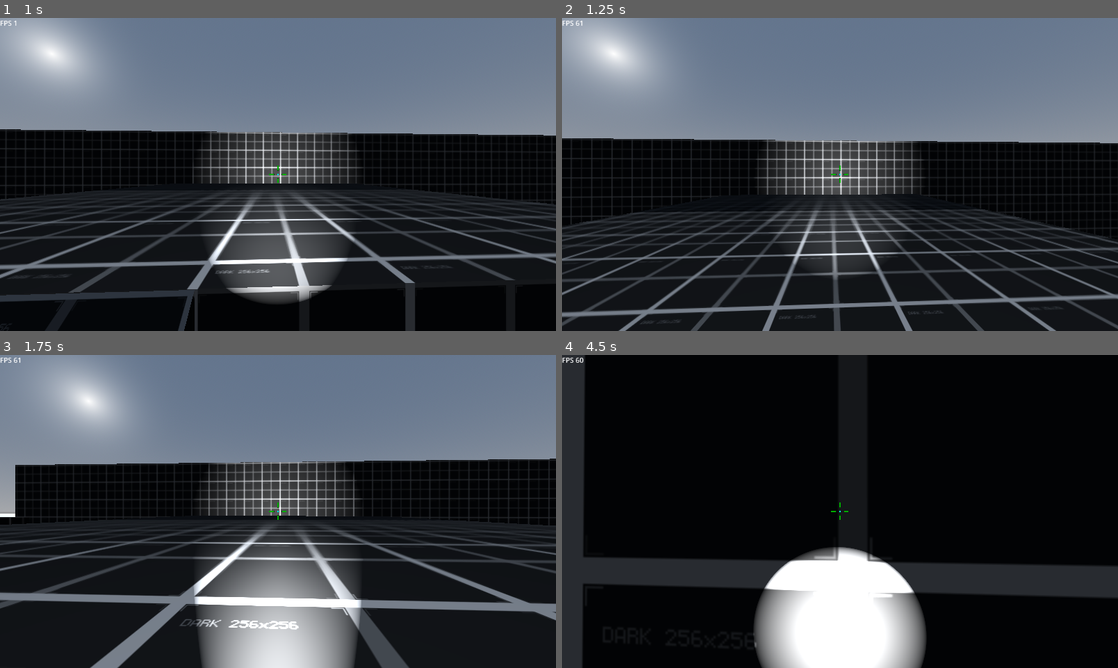
Above: before the commit, frames 1-4 (two rows, left to right).
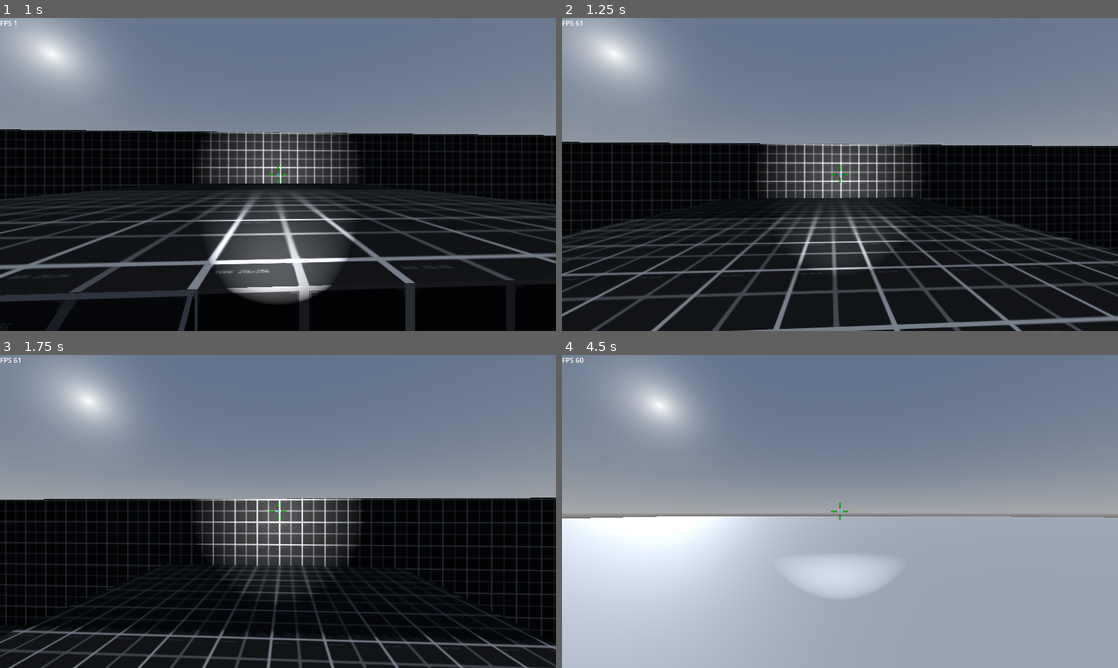
Above: after the commit, the same moments.

Repository: rbarongr/GodotFirstPersonController
Game: Godot game, scene res://Scenes/sandbox.tscn
The game is run twice, just before and just after one commit, with the same random seed, the same clock (stepped at 60 frames per second) and the same inputs.
Inputs (mouse positions are in pixels of both pictures, inside the frame that each line leads up to):
- Up to frame 1 (1 s): tap Enter at 0.5 s; move the mouse to (305, 174) at 0.52 s; hold W (move_forward) from 0.53 s (still down); tap F (flashlight_toggle) at 0.6 s; tap Space (jump_default) at 0.77 s
- Up to frame 2 (1.25 s): keep holding W (move_forward)
- Up to frame 3 (1.75 s): keep holding W (move_forward); move the mouse to (250, 511) at 1.27 s; tap Mouse wheel down (mouse_wheel_down) at 1.35 s; tap Space (jump_default) at 1.52 s
- Up to frame 4 (4.5 s): keep holding W (move_forward); move the mouse to (851, 505) at 2.02 s; tap Mouse wheel up (mouse_wheel_up) at 2.1 s; move the mouse to (834, 517) at 2.77 s; tap Ctrl (move_crouch) at 2.85 s; tap Space (jump_default) at 3.02, 3.77 s; move the mouse to (878, 514) at 3.52 s; hold Shift (move_walk) 3.53-4.28 s; move the mouse to (795, 508) at 4.27 s; tap Caps Lock (swim_fly_toggle) at 4.35 s

Frame 1 is identical in both runs. In frame 2, 18% of the frame differs, in the area x 0-100%, y 38-100%; in frame 3, 35%; in frame 4, 99%, in the area x 0-100%, y 0-100%.

Commit message:
autojump on stairs

Diff:
--- a/Player/player.gd
+++ b/Player/player.gd
@@ -22,6 +22,7 @@
 
 @export_range(0.1, 3.0, 0.1) var jump_height_default: float = 2 # m
 @export_range(0.1, 3.0, 0.1) var jump_height_high: float = 3
+@export_range(0.1, 2.0, 0.8) var jump_height_stairs: float = 1
 @export var jump_hold_allowed: bool = true
 
 @export_range(1, 50, 1) var swim_vertical_default = 5
@@ -81,6 +82,8 @@
 @onready var flashlight: SpotLight3D = $CShapeHead/CameraFirstPerson/PlayerFlashlight
 @onready var raycast_up: RayCast3D = $CShapeHead/RayTop
 @onready var raycast_down_swim: RayCast3D = $CShapeHead/RayDownSwim
+@onready var raycast_stairs_upper: RayCast3D = $CShapeBody/RayForwardStairsUpper
+@onready var raycast_stairs_lower: RayCast3D = $CShapeBody/RayForwardStairsLower
 @onready var racyast_crosshair: RayCast3D = $CShapeHead/CameraFirstPerson/CollisionRayCrosshair
 
 @onready var player_body: CSGSphere3D = $VisibleBody
@@ -258,7 +261,15 @@
 			state_jump_current = JumpStates.NO
 			jump_vel = calc_jump_vel_high()
 		else:
-			jump_vel = calc_jump_vel_nojump(delta)
+			# autojump over small stairs
+			if raycast_stairs_lower.is_colliding():
+				print("lower")
+				if not raycast_stairs_upper.is_colliding():
+					jump_vel = Vector3(0, sqrt(4 * jump_height_stairs * gravity), 0)
+				else:
+					print("upper")
+			else:
+				jump_vel = calc_jump_vel_nojump(delta)
 
 		if raycast_up.is_colliding():
 			jump_vel = Vector3.ZERO
--- a/Player/player.tscn
+++ b/Player/player.tscn
@@ -14,11 +14,17 @@
 [sub_resource type="ShaderMaterial" id="ShaderMaterial_ru8h1"]
 
 [node name="Player" type="CharacterBody3D"]
-script = ExtResource("1_bk3t0")
+script = ExtResource("1_dh3lb")
 
 [node name="CShapeBody" type="CollisionShape3D" parent="."]
 transform = Transform3D(1, 0, 0, 0, 1, 0, 0, 0, 1, 0, 0.9, 0)
 shape = SubResource("CapsuleShape3D_3rsb5")
+
+[node name="RayForwardStairsUpper" type="RayCast3D" parent="CShapeBody"]
+transform = Transform3D(1, 0, 0, 0, -3.0598e-08, -1, 0, 0.7, -4.37114e-08, 0, -0.396206, 0)
+
+[node name="RayForwardStairsLower" type="RayCast3D" parent="CShapeBody"]
+transform = Transform3D(1, 0, 0, 0, 0.0239821, -0.99765, 0, 0.349177, 0.0685202, 0, -0.875752, 0)
 
 [node name="CShapeHead" type="CollisionShape3D" parent="."]
 transform = Transform3D(1, 0, 0, 0, 1, 0, 0, 0, 1, 0, 1.49999, 0)
--- a/Scenes/sandbox.tscn
+++ b/Scenes/sandbox.tscn
@@ -136,12 +136,66 @@
 size = Vector3(4, 1, 4)
 material = SubResource("StandardMaterial3D_p85vg")
 
+[node name="Floor20" type="CSGBox3D" parent="Platform"]
+transform = Transform3D(1, 0, 0, 0, 1, 0, 0, 0, 1, 3.05562, 0.5, 11.3855)
+use_collision = true
+size = Vector3(4, 1, 4)
+material = SubResource("StandardMaterial3D_p85vg")
+
+[node name="Floor22" type="CSGBox3D" parent="Platform"]
+transform = Transform3D(1, 0, 0, 0, 1, 0, 0, 0, 1, 6.99671, 0.5, 10.4255)
+use_collision = true
+size = Vector3(4, 1, 4)
+material = SubResource("StandardMaterial3D_p85vg")
+
+[node name="Floor23" type="CSGBox3D" parent="Platform"]
+transform = Transform3D(1, 0, 0, 0, 1, 0, 0, 0, 1, 6.99671, 0.934523, 9.89253)
+use_collision = true
+size = Vector3(4, 1, 4)
+material = SubResource("StandardMaterial3D_p85vg")
+
+[node name="Floor21" type="CSGBox3D" parent="Platform"]
+transform = Transform3D(1, 0, 0, 0, 1, 0, 0, 0, 1, 7.03934, -0.0655465, 11.3855)
+use_collision = true
+size = Vector3(4, 1, 4)
+material = SubResource("StandardMaterial3D_p85vg")
+
+[node name="Floor7" type="CSGBox3D" parent="Platform"]
+transform = Transform3D(1, 0, 0, 0, 1, 0, 0, 0, 1, -5.99636, 0.5, -8.98477)
+use_collision = true
+size = Vector3(4, 1, 4)
+material = SubResource("StandardMaterial3D_p85vg")
+
+[node name="Floor6" type="CSGBox3D" parent="Platform"]
+transform = Transform3D(1, 0, 0, 0, 1, 0, 0, 0, 1, -7, -0.0608954, -8.99081)
+use_collision = true
+size = Vector3(4, 1, 4)
+material = SubResource("StandardMaterial3D_p85vg")
+
 [node name="Floor5" type="CSGBox3D" parent="Platform"]
 transform = Transform3D(1, 0, 0, 0, 1, 0, 0, 0, 1, -5, 1.5, -13)
 use_collision = true
 size = Vector3(4, 1, 4)
 material = SubResource("StandardMaterial3D_p85vg")
 
+[node name="Floor17" type="CSGBox3D" parent="Platform"]
+transform = Transform3D(1, 0, 0, 0, 1, 0, 0, 0, 1, -5, 1.5, -8.98913)
+use_collision = true
+size = Vector3(4, 1, 4)
+material = SubResource("StandardMaterial3D_p85vg")
+
+[node name="Floor19" type="CSGBox3D" parent="Platform"]
+transform = Transform3D(1, 0, 0, 0, 1, 0, 0, 0, 1, -5.45593, 0.999209, -8.98913)
+use_collision = true
+size = Vector3(4, 1, 4)
+material = SubResource("StandardMaterial3D_p85vg")
+
+[node name="Floor18" type="CSGBox3D" parent="Platform"]
+transform = Transform3D(1, 0, 0, 0, 1, 0, 0, 0, 1, -3.99375, 1.92521, -8.98913)
+use_collision = true
+size = Vector3(4, 1, 4)
+material = SubResource("StandardMaterial3D_p85vg")
+
 [node name="Floor8" type="CSGBox3D" parent="Platform"]
 transform = Transform3D(1, 0, 0, 0, 1, 0, 0, 0, 1, -5, 1.5, 4.1189)
 use_collision = true
--- a/project.godot
+++ b/project.godot
@@ -19,7 +19,6 @@
 
 window/size/viewport_width=1280
 window/size/viewport_height=720
-window/size/mode=3
 
 [input]
 
Not shown: 3 places in Player/player.tscn that only renumber resources
Not shown: 1 places in Scenes/ladder.tscn that only renumber resources
Not shown: 4 places in Scenes/sandbox.tscn that only renumber resources
Not shown: 1 places in Scenes/water_surface.tscn that only renumber resources
